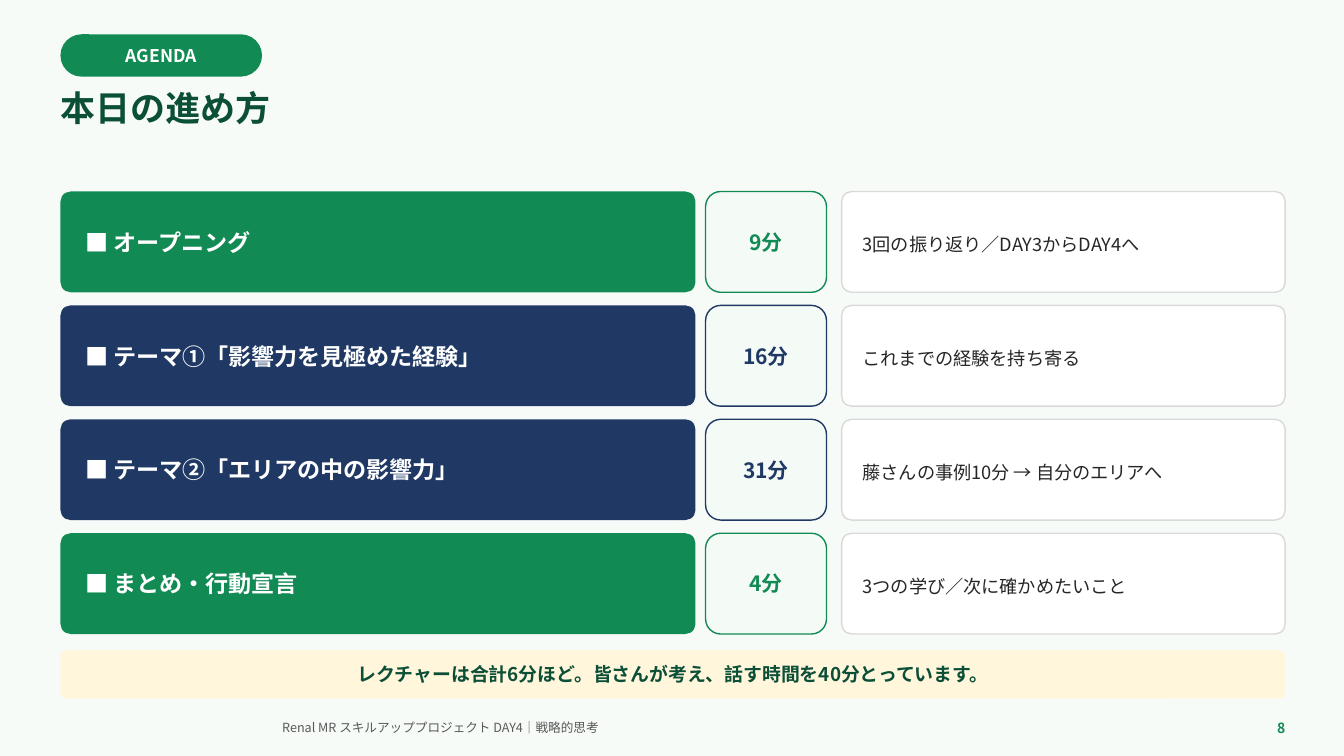
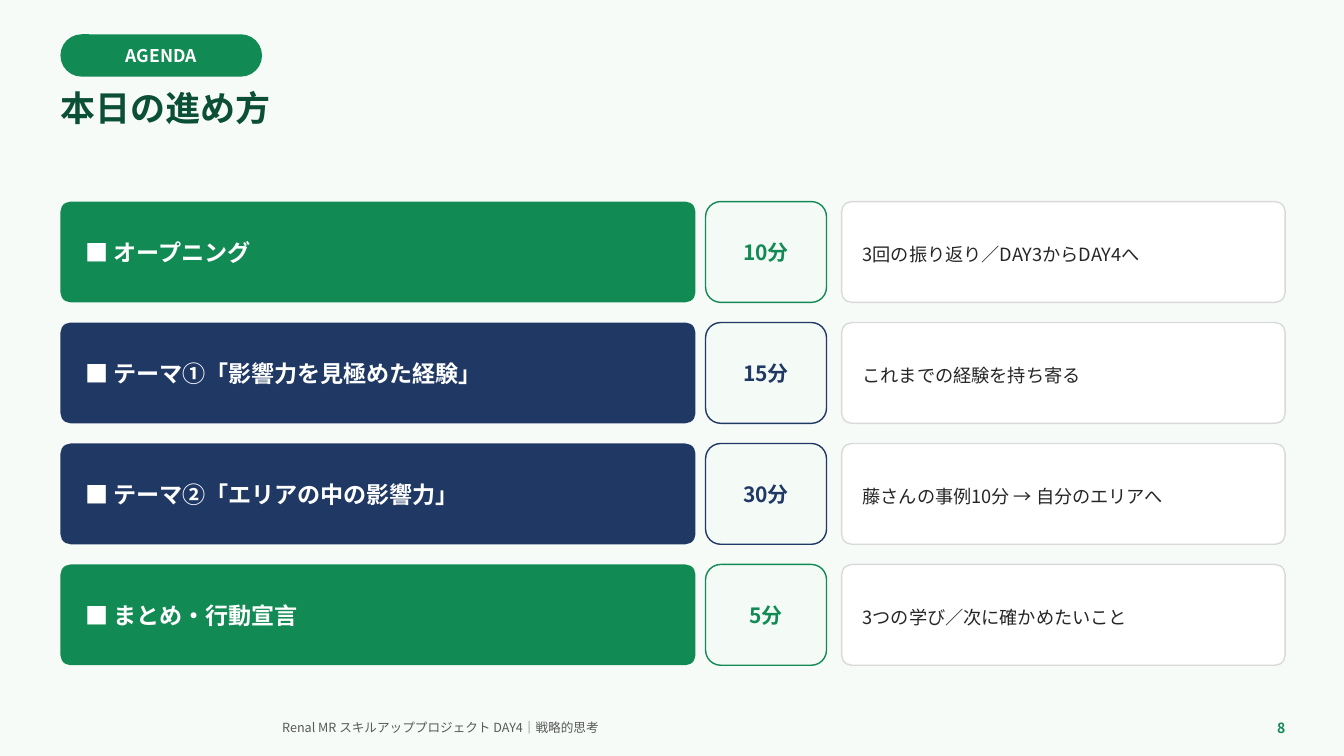
Before and after one commit to TAKUYA-1187/Claude, a slide deck: slide 8 of novartis_training/DAY4_ちょっと分かるだけで世界が変わる.pptx. Drawn at 1344x756 pixels with LibreOffice and Linux fonts; fonts in the diff are those of the drawing; background and template pictures are left out. Boxes give left, top, right and bottom in pixels: in the first picture for what was removed or moved away, otherwise in the second. Text is boxed around its words. In the diff, an @@ line names an element or a change of style, - is before the commit and + after.

```diff
--- a/novartis_training/DAY4_ちょっと分かるだけで世界が変わる.pptx
+++ b/novartis_training/DAY4_ちょっと分かるだけで世界が変わる.pptx
@@ 3 rounded rectangles: place and size @@
-3 rounded rectangles at bbox=[60, 192, 1286, 292]
+3 rounded rectangles at bbox=[60, 202, 1286, 302]
@@ text in rounded rectangle at bbox=[743, 242, 789, 262]: text changed @@
-9分
+10分
@@ 3 rounded rectangles: place and size @@
-3 rounded rectangles at bbox=[60, 306, 1286, 406]
+3 rounded rectangles at bbox=[60, 323, 1286, 423]
@@ text in rounded rectangle at bbox=[743, 363, 789, 383]: text changed @@
-16分
+15分
@@ 3 rounded rectangles: place and size @@
-3 rounded rectangles at bbox=[60, 419, 1286, 520]
+3 rounded rectangles at bbox=[60, 444, 1286, 544]
@@ text in rounded rectangle at bbox=[743, 484, 789, 504]: text changed @@
-31分
+30分
@@ 3 rounded rectangles: place and size @@
-3 rounded rectangles at bbox=[60, 533, 1286, 634]
+3 rounded rectangles at bbox=[60, 565, 1286, 665]
@@ text in rounded rectangle at bbox=[749, 605, 782, 625]: text changed @@
-4分
+5分
@@ rounded rectangle removed at bbox=[60, 650, 1286, 699] @@
-レクチャーは合計6分ほど。皆さんが考え、話す時間を40分とっています。
```
Also in this commit, not shown: 18 other slides changed, 2 other files.
